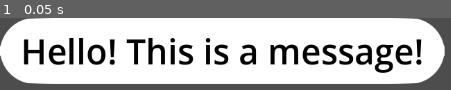
Above: before the commit, frame 1.
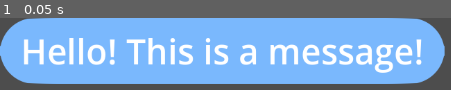
Above: after the commit, the same moment.

Repository: SidewalkSnailGames/thought-bubble
Game: Godot game, scene res://scenes/messageplatform.tscn
Two runs of this game, one before a commit and one after it. Both use one fixed random seed, a clock stepped at 60 frames per second and the inputs below. This scene is started directly instead of the project's main scene.
Inputs:
- Up to frame 1 (0.05 s): no input

The runs differ from the first frame. In frame 1, 87% of the frame differs, in the area x 0-99%, y 0-92%.

Commit message:
Custom colors for message platform

Diff:
--- a/scenes/messageplatform.tscn
+++ b/scenes/messageplatform.tscn
@@ -6,10 +6,11 @@
 [sub_resource type="RectangleShape2D" id="RectangleShape2D_7ilwh"]
 size = Vector2(189, 332)
 
-[node name="messageplatform" type="MarginContainer"]
+[node name="messageplatform" type="MarginContainer" node_paths=PackedStringArray("msgText")]
 offset_right = 641.0
 offset_bottom = 95.0
 script = ExtResource("1_tkeb6")
+msgText = NodePath("MarginContainer/Label")
 
 [node name="msgBox" type="NinePatchRect" parent="."]
 layout_mode = 2
--- a/scripts/messageplatform.gd
+++ b/scripts/messageplatform.gd
@@ -1,10 +1,15 @@
-extends Node2D
+extends MarginContainer
 
 enum Type {
 	BLUE,
 	GRAY,
 	GREEN,
 }
+var msg
+@export var msgText : Label
+@export var msgType : Type
 
-@export var msgText : String
-@export var msgType : Type
+func _ready():
+	msg = $msgBox
+	msg.modulate = Color (0.48, 0.72, 0.99)
+	msgText.add_theme_color_override("font_color", Color(1, 1, 1))
